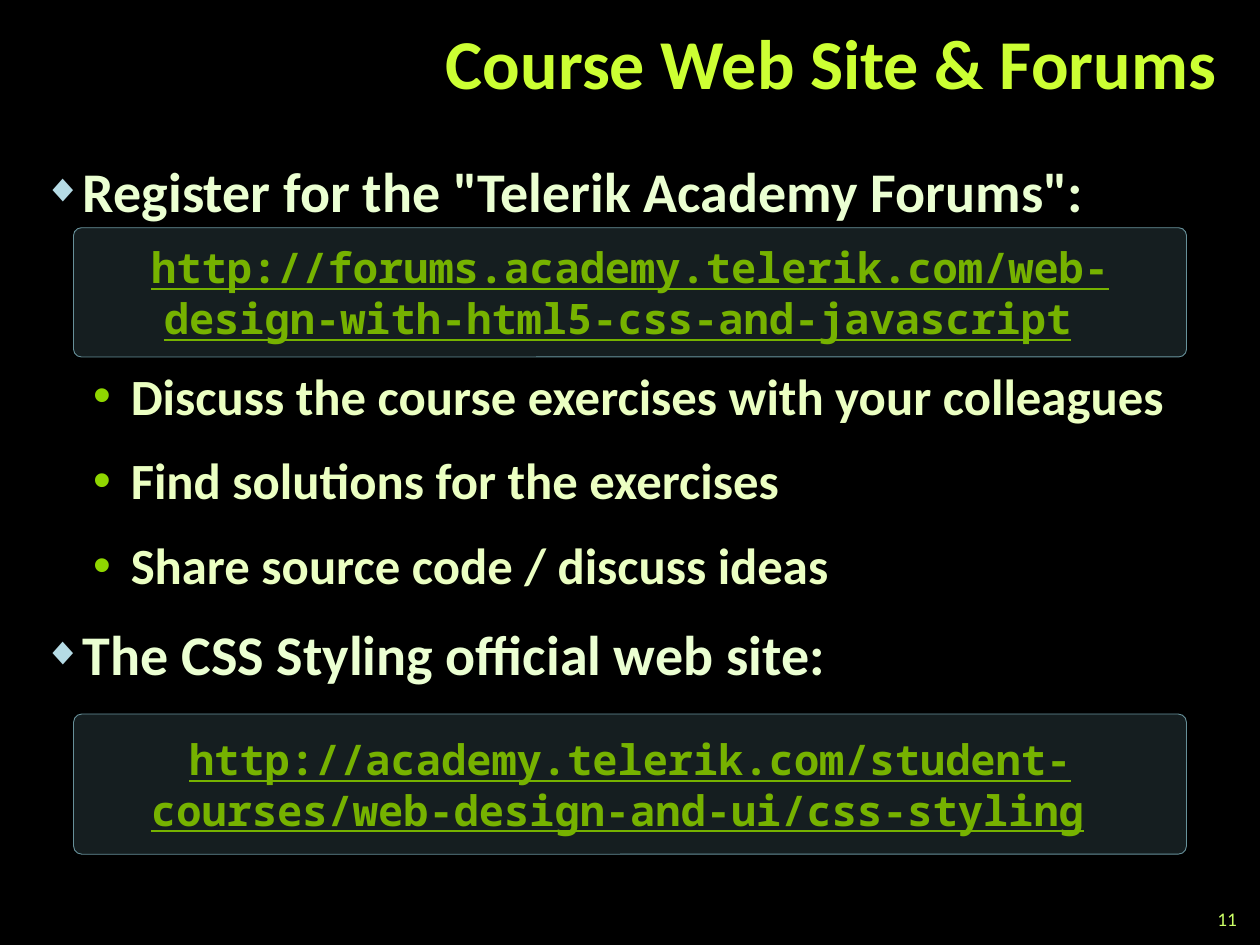
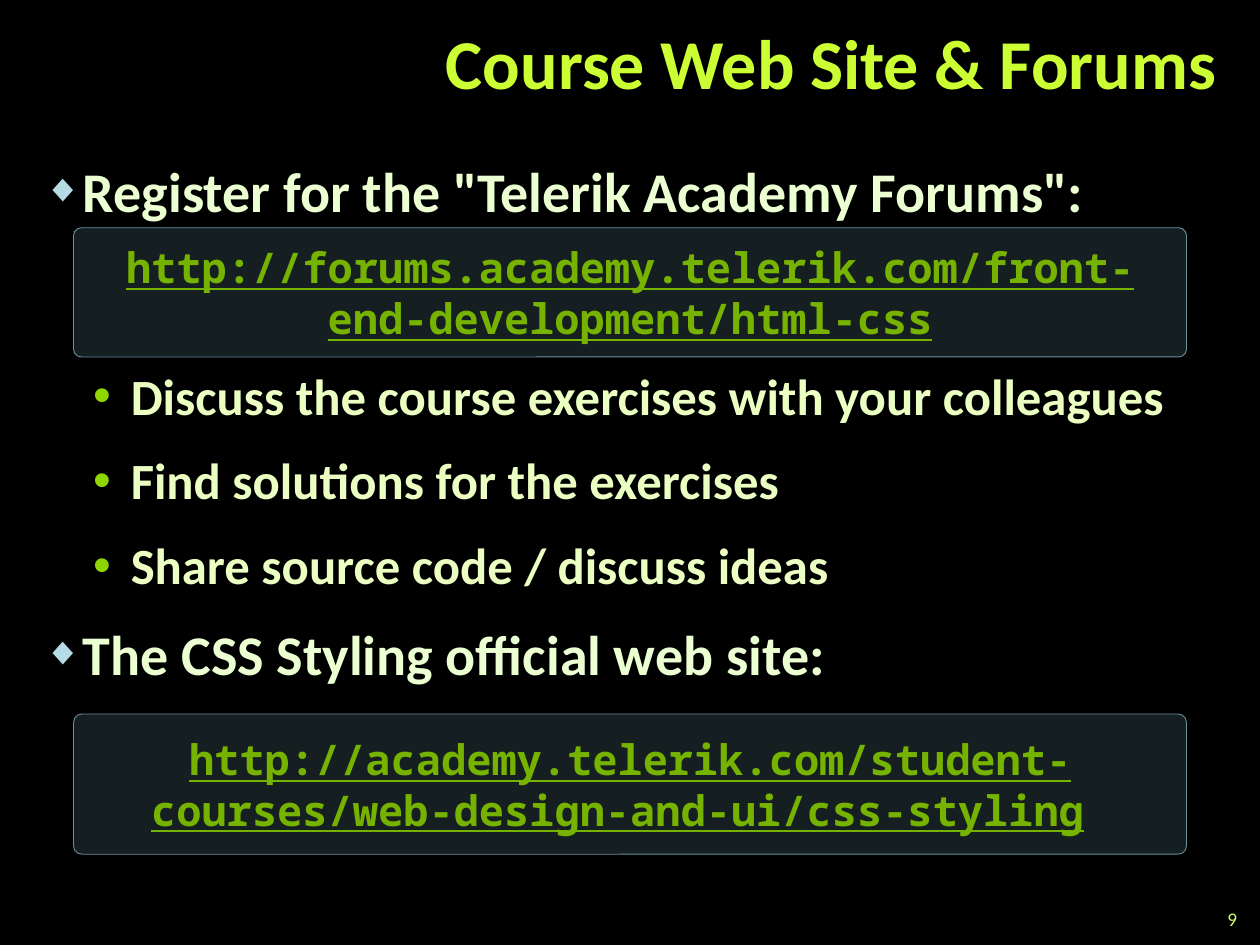
Before and after one commit to StefanSinapov/TelerikAcademy, a slide deck: slide 9 of 5. CSS/Lectures/0. CSS-Course-Introduction.pptx (slide 11 before the commit). Drawn at 1260x945 pixels with LibreOffice and Linux fonts; fonts in the diff are those of the drawing; background and template pictures are left out. Boxes give left, top, right and bottom in pixels: in the first picture for what was removed or moved away, otherwise in the second. Text is boxed around its words. In the diff, an @@ line names an element or a change of style, - is before the commit and + after.

```diff
--- a/5. CSS/Lectures/0. CSS-Course-Introduction.pptx
+++ b/5. CSS/Lectures/0. CSS-Course-Introduction.pptx
@@ text in rounded rectangle at box(126, 250, 1134, 344): text changed @@
-http://forums.academy.telerik.com/web-design-with-html5-css-and-javascript
+http://forums.academy.telerik.com/front-end-development/html-css
@@ page number at box(1227, 913, 1237, 926): text changed @@
-11
+9
```
Also in this commit, not shown: 4 other slides changed, 1 slide added, 3 slides removed, 1 other file.
